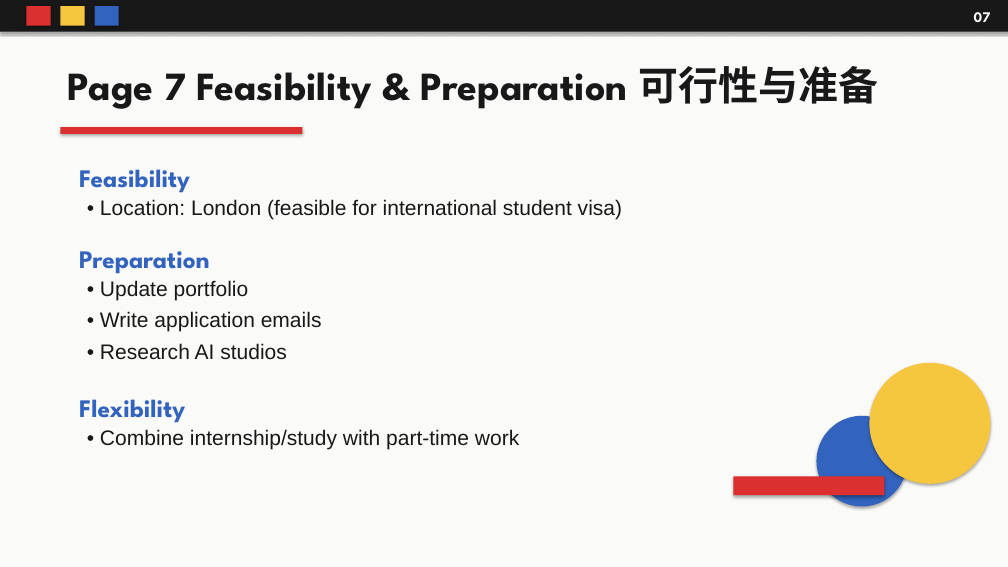
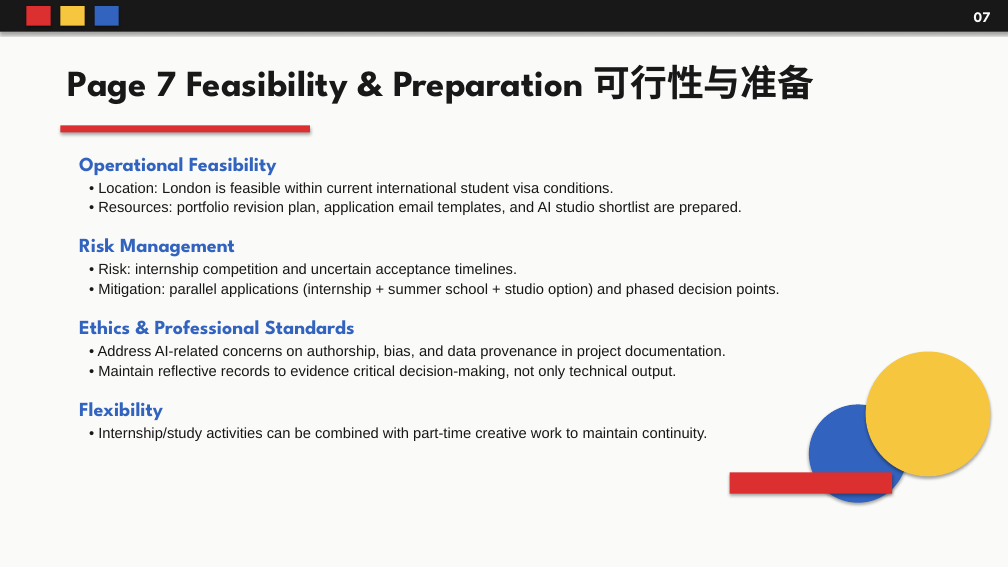
Before and after one commit to maotianyi12138-eng/-, a slide deck: slide 7 of Finding_Direction_Through_Exploration_Bauhaus.pptx. Drawn at 1008x567 pixels with LibreOffice and Linux fonts; fonts in the diff are those of the drawing. Boxes give left, top, right and bottom in pixels: in the first picture for what was removed or moved away, otherwise in the second. Text is boxed around its words. In the diff, an @@ line names an element or a change of style, - is before the commit and + after.

```diff
--- a/Finding_Direction_Through_Exploration_Bauhaus.pptx
+++ b/Finding_Direction_Through_Exploration_Bauhaus.pptx
@@ text "Page 7 Feasibility & Preparation ..." at [68, 64, 815, 104]: size 38 to 35 pt @@
@@ rectangle: place and size @@
-rectangle at [60, 127, 302, 134]
+rectangle at [60, 126, 310, 132]
@@ text at [79, 157, 277, 175]: text changed; size 24 to 19 pt @@
-Feasibility
+Operational Feasibility
@@ text at [98, 182, 742, 215]: text changed; size 20 to 14 pt @@
-• Location: London (feasible for international student visa)
+• Location: London is feasible within current international student visa conditions.
+• Resources: portfolio revision plan, application email templates, and AI studio shortlist are prepared.
@@ text at [79, 238, 235, 257]: text changed; size 24 to 19 pt @@
-Preparation
+Risk Management
@@ text at [98, 263, 779, 297]: text changed; size 20 to 14 pt @@
-• Update portfolio
-• Write application emails
-• Research AI studios
+• Risk: internship competition and uncertain acceptance timelines.
+• Mitigation: parallel applications (internship + summer school + studio option) and phased decision points.
@@ text added at [79, 320, 355, 335], 19 pt, text #3263BE, bold @@
+Ethics & Professional Standards
@@ text added at [98, 345, 726, 379], 14 pt, text #181818 @@
+• Address AI-related concerns on authorship, bias, and data provenance in project documentation.
+• Maintain reflective records to evidence critical decision-making, not only technical output.
@@ ellipse: place and size @@
-ellipse at [870, 363, 991, 484]
+ellipse at [866, 352, 991, 476]
@@ text "Flexibility" at [79, 402, 163, 420]: size 24 to 19 pt @@
@@ ellipse: place and size @@
-ellipse at [817, 416, 907, 507]
+ellipse at [809, 405, 907, 503]
@@ text at [98, 427, 707, 441]: text changed; size 20 to 14 pt @@
-• Combine internship/study with part-time work
+• Internship/study activities can be combined with part-time creative work to maintain continuity.
@@ rectangle: place and size @@
-rectangle at [734, 476, 885, 495]
+rectangle at [730, 473, 892, 494]
```
Also in this commit, not shown: 7 other slides changed.
